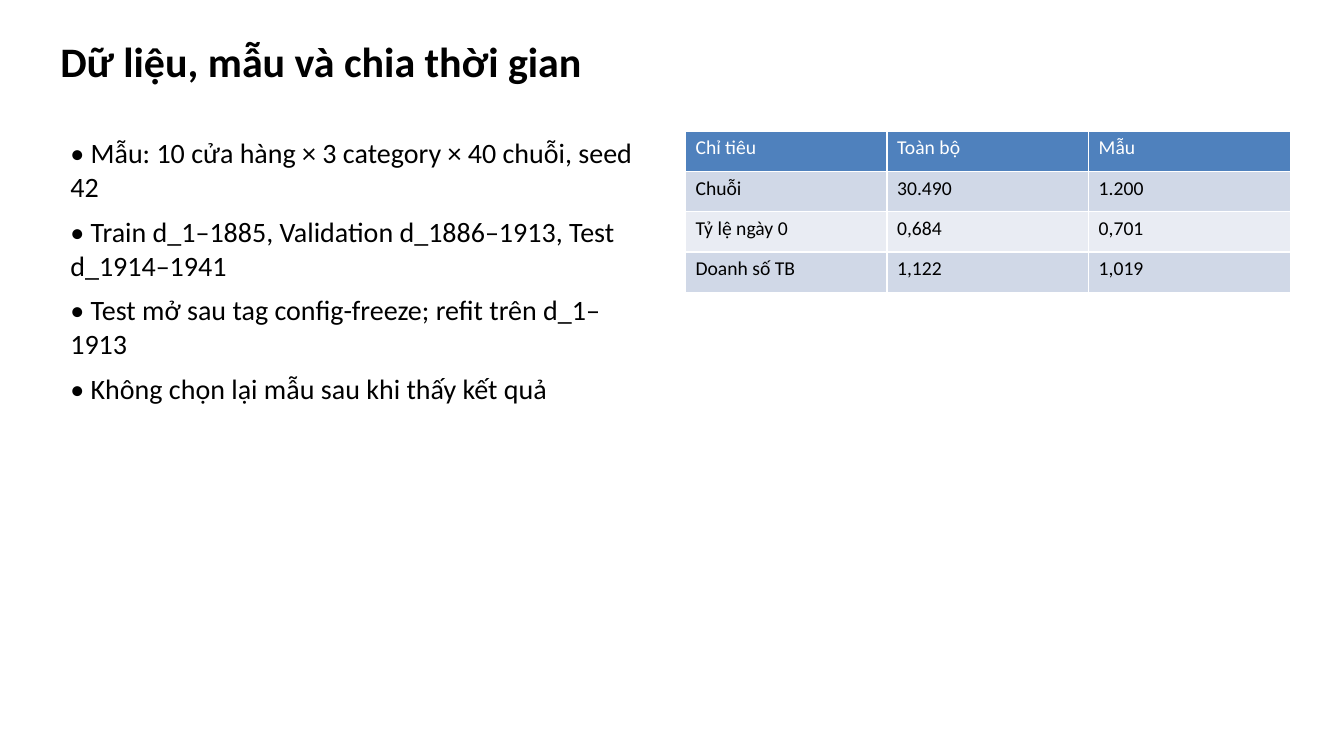
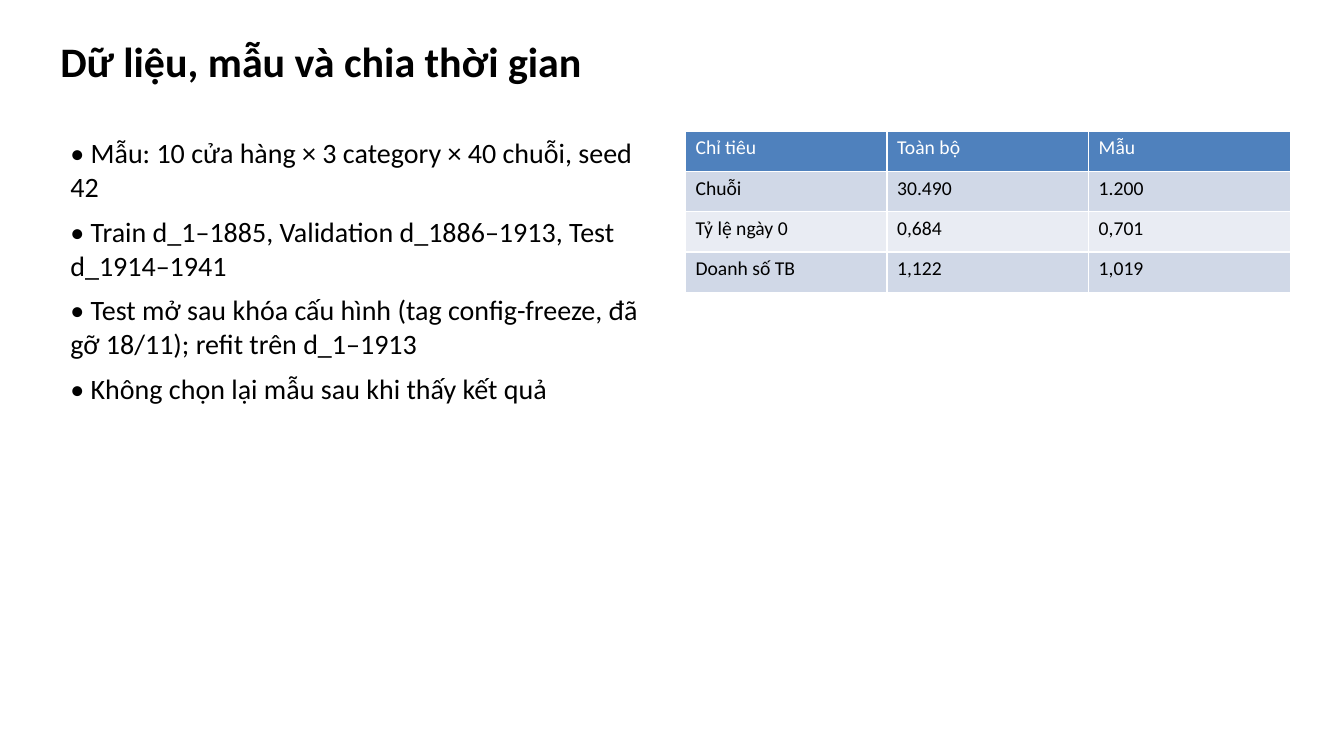
Before and after one commit to haiphamt/IS403.R11-M5-Competition, a slide deck: slide 4 of report/slides/m5_nhom6.pptx. Drawn at 1344x756 pixels with LibreOffice and Linux fonts; fonts in the diff are those of the drawing. Boxes give left, top, right and bottom in pixels: in the first picture for what was removed or moved away, otherwise in the second. Text is boxed around its words. In the diff, an @@ line names an element or a change of style, - is before the commit and + after.

```diff
--- a/report/slides/m5_nhom6.pptx
+++ b/report/slides/m5_nhom6.pptx
@@ text at [70,299,638,359]: text changed @@
-• Test mở sau tag config-freeze; refit trên d_1–1913
+• Test mở sau khóa cấu hình (tag config-freeze, đã gỡ 18/11); refit trên d_1–1913
```
Also in this commit, not shown: 1 other slide changed, 1 slide added, 10 other files.
